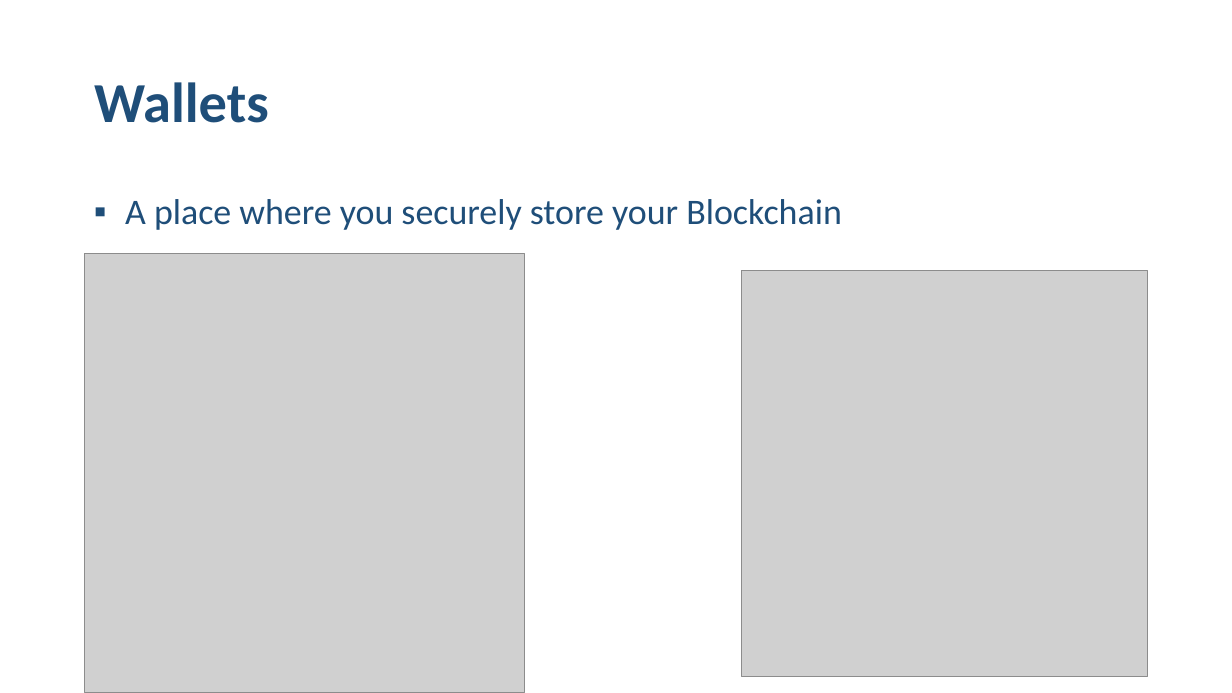
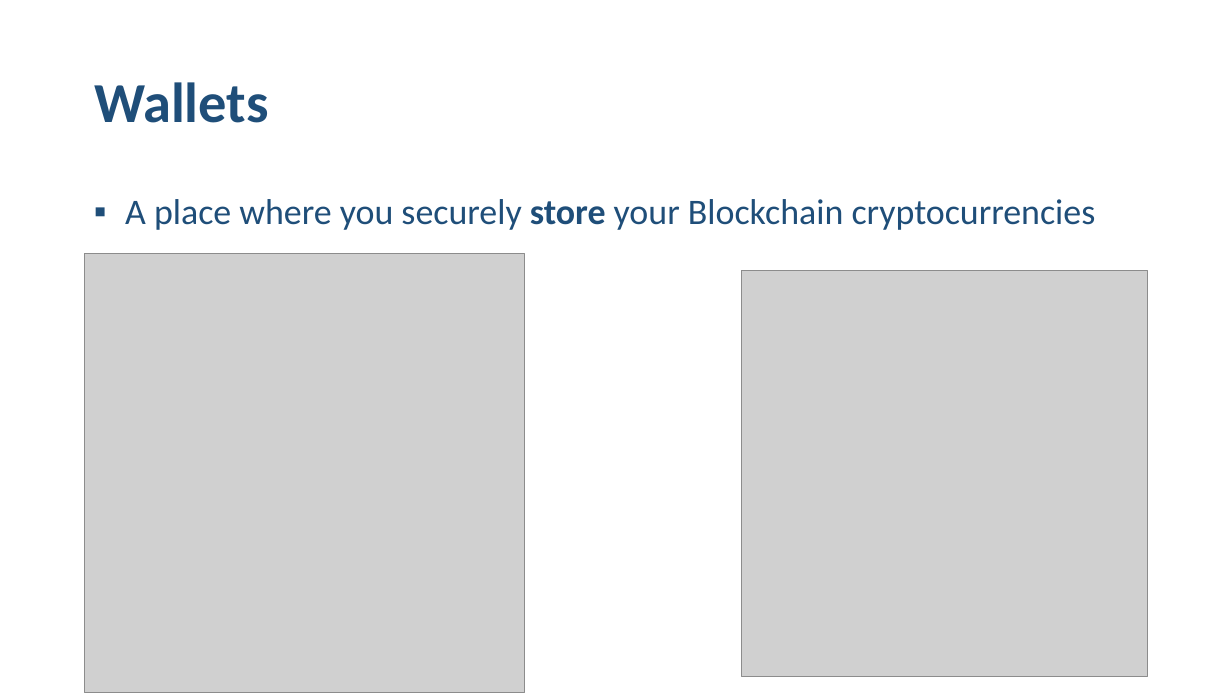
Before and after one commit to mdamyanova/Blockchain-Basics-Mini-Course, a slide deck: slide 5 of 01.Blockchain Introduction/01.Blockchain-Introduction-Presentation.pptx. Drawn at 1232x693 pixels with LibreOffice and Linux fonts; fonts in the diff are those of the drawing; grey boxes stand for pictures. Boxes give left, top, right and bottom in pixels: in the first picture for what was removed or moved away, otherwise in the second. Text is boxed around its words. In the diff, an @@ line names an element or a change of style, - is before the commit and + after.

```diff
--- a/01.Blockchain Introduction/01.Blockchain-Introduction-Presentation.pptx
+++ b/01.Blockchain Introduction/01.Blockchain-Introduction-Presentation.pptx
@@ text at [125, 199, 1096, 230]: text changed @@
-▪ A place where you securely store your Blockchain
+▪ A place where you securely store your Blockchain cryptocurrencies
```
Also in this commit, not shown: 4 other slides changed.
